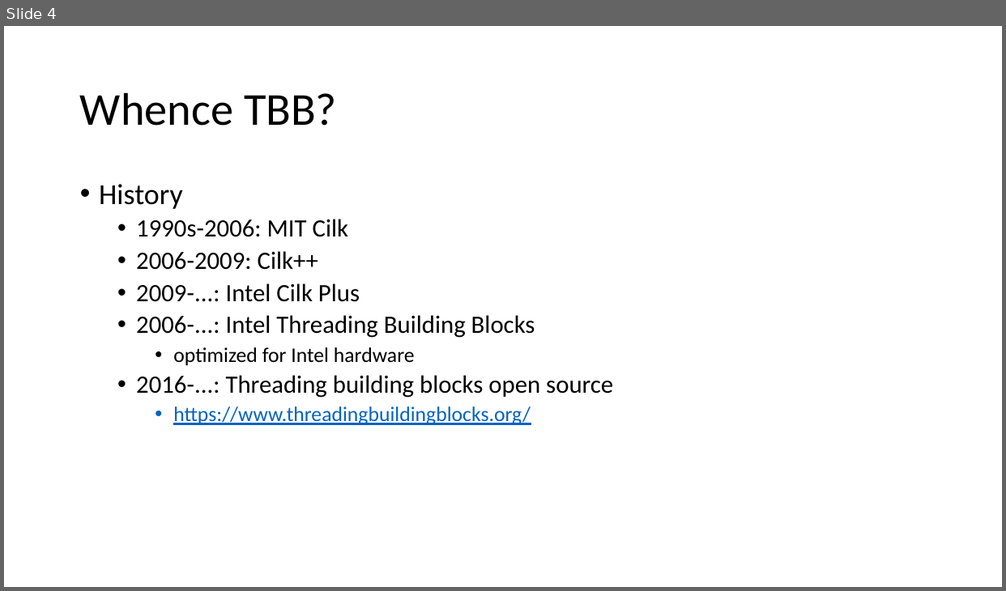
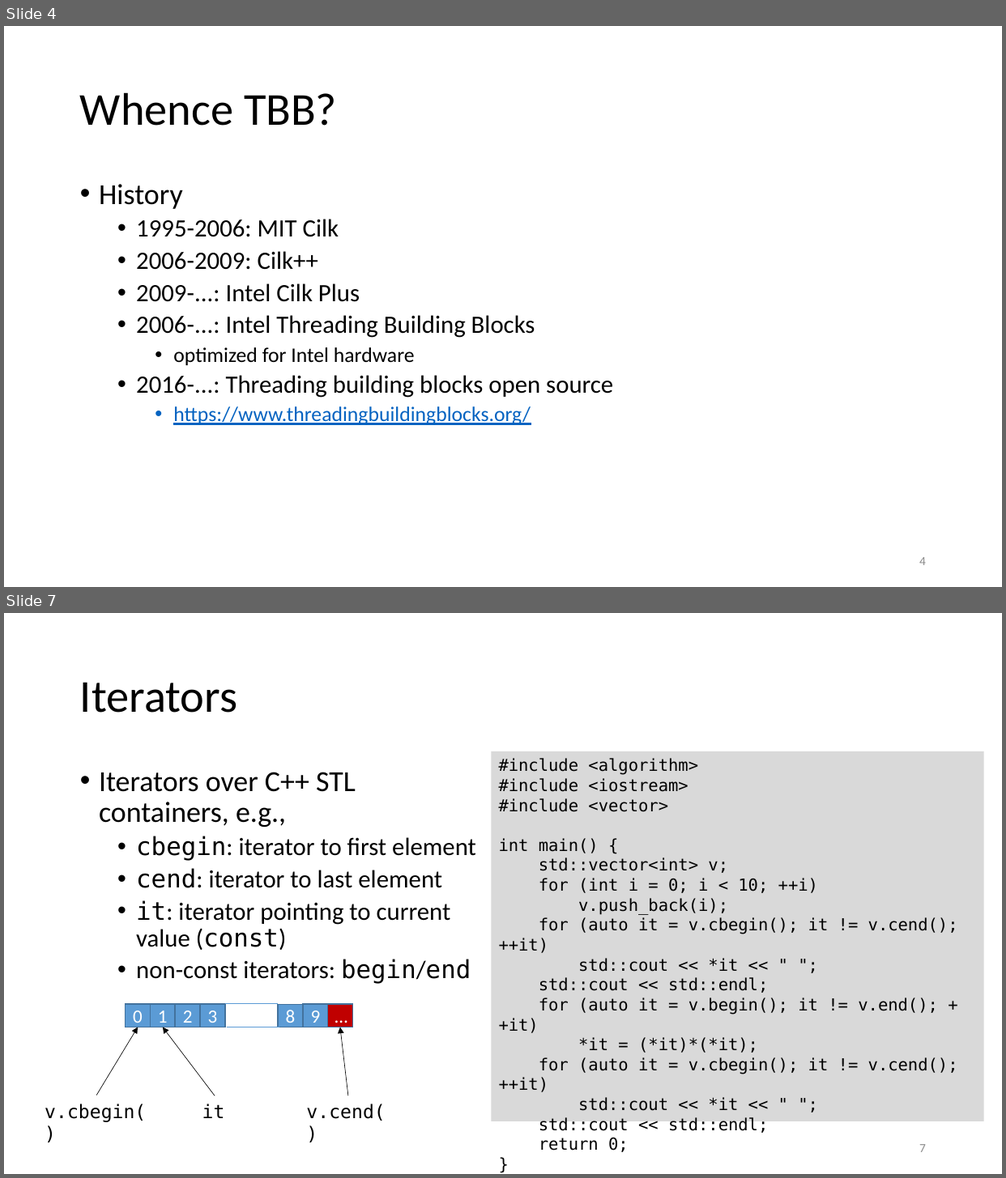
Before and after one commit to gjbex/training-material, a slide deck: CPlusPlus/Tbb/tbb.pptx. Shown one above the other, each under a label of ours: slide 4 before the commit, slides 4 and 7 after it; the slides between them are not shown. The pictures are 1006x591 and 1006x1178 pixels, drawn with LibreOffice and Linux fonts; fonts in the diff are those of the drawing. Boxes give left, top, right and bottom in pixels: in the first picture for what was removed or moved away, otherwise in the second. Text is boxed around its words. In the diff, an @@ line names an element or a change of style, - is before the commit and + after.

```diff
--- a/CPlusPlus/Tbb/tbb.pptx
+++ b/CPlusPlus/Tbb/tbb.pptx
@@ slide 7 added at box(4, 613, 1002, 1174), background #FFFFFF @@
@@ title added at box(80, 682, 238, 713), 44 pt, text #000000 @@
+Iterators
@@ rectangle added at box(492, 752, 984, 1122), fill #D9D9D9, 16 pt, text #000000 @@
+#include <algorithm>
+#include <iostream>
+#include <vector>
+int main() {
+std::vector<int> v;
+for (int i = 0; i < 10; ++i)
+v.push_back(i);
+for (auto it = v.cbegin(); it != v.cend(); ++it)
+std::cout << *it << " ";
+std::cout << std::endl;
+for (auto it = v.begin(); it != v.end(); ++it)
+*it = (*it)*(*it);
+for (auto it = v.cbegin(); it != v.cend(); ++it)
+std::cout << *it << " ";
+std::cout << std::endl;
+return 0;
+}
@@ text added at box(99, 772, 476, 984), 24 pt, text #000000 @@
+• Iterators over C++ STL
+  containers, e.g.,
+  • cbegin: iterator to first element
+  • cend: iterator to last element
+  • it: iterator pointing to current
+    value (const)
+  • non-const iterators: begin/end
@@ arrow added from (97, 1096) to (138, 1028), #000000 0.5 pt @@
@@ arrow added from (215, 1096) to (163, 1028), #000000 0.5 pt @@
@@ group added at box(126, 1003, 353, 1028): 7 rectangles, 2 lines @@
+0
+1
+2
+3
+8
+9
+…
@@ arrow added from (348, 1096) to (340, 1028), #000000 0.5 pt @@
@@ text added at box(44, 1104, 146, 1122), 18 pt, text #000000 @@
+v.cbegin()
@@ text added at box(202, 1104, 225, 1118), 18 pt, text #000000 @@
+it
@@ text added at box(306, 1104, 385, 1121), 18 pt, text #000000 @@
+v.cend()
@@ page number added at box(919, 1144, 926, 1152), 12 pt, text #8C8C8C @@
+7
@@ slide 4 changed as well @@
@@ text at box(136, 219, 339, 237): text changed @@
-  • 1990s-2006: MIT Cilk
+  • 1995-2006: MIT Cilk
@@ page number added at box(919, 557, 926, 565), 12 pt, text #8C8C8C @@
+4
```
Also in this commit, not shown: 3 other slides changed, 7 other slides added.
